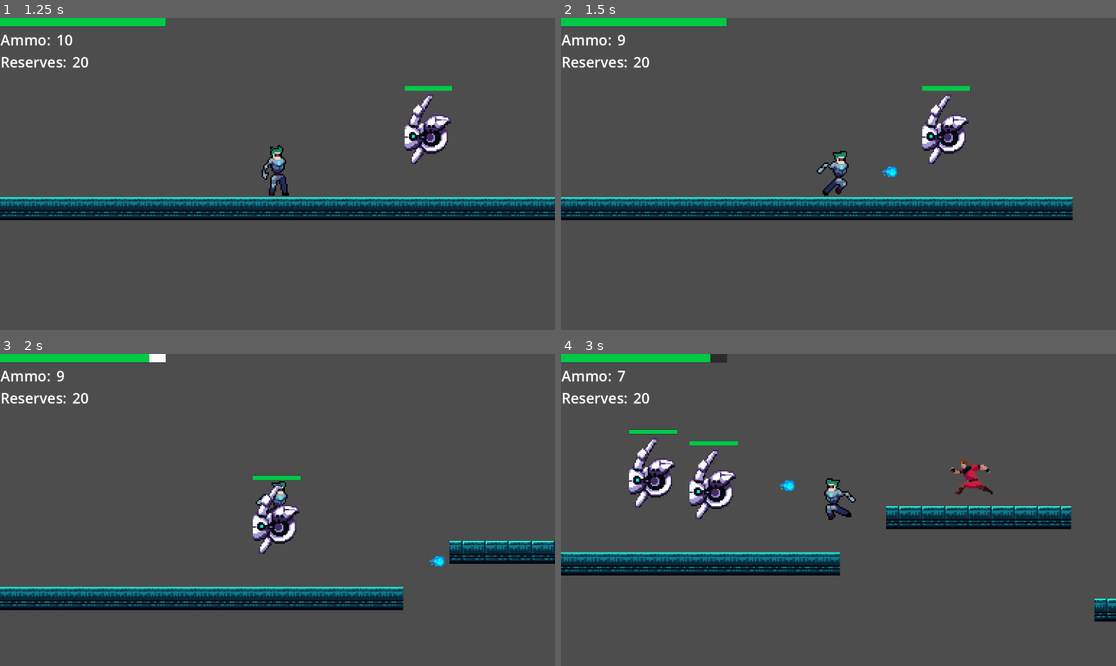
Above: before the commit, frames 1-4 (two rows, left to right).
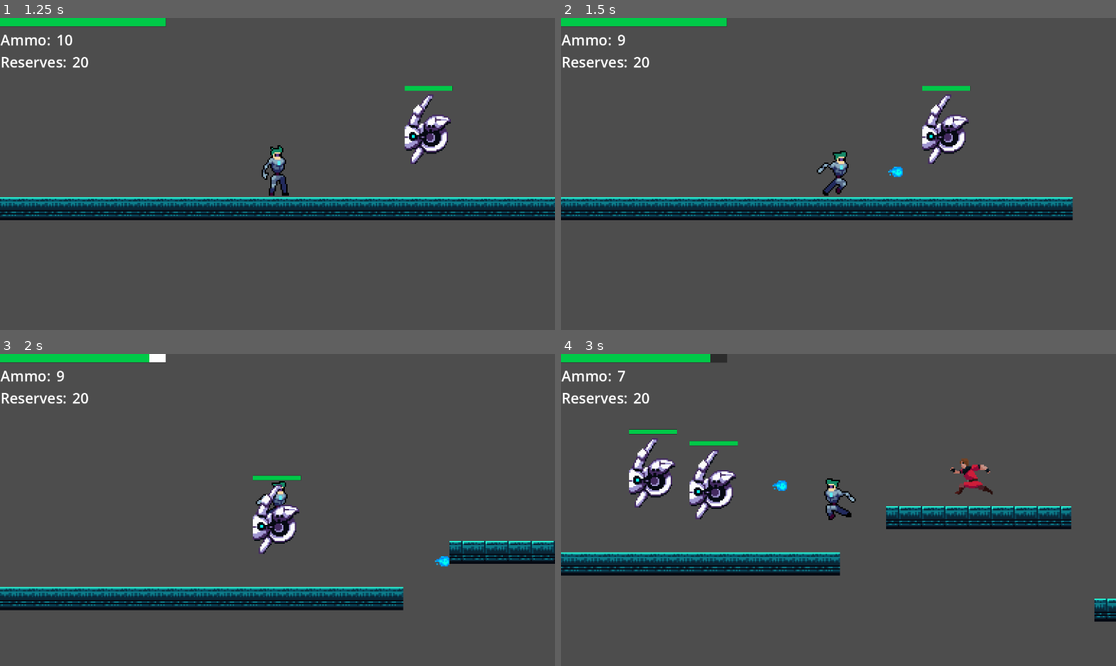
Above: after the commit, the same moments.

Repository: pranavReddy120/CyberCityV3
Game: Godot game, scene res://Scenes/main_menu.tscn
Same seed, same stepped clock (60 frames per second), same inputs: the game is played once before the commit and once after it.
Inputs:
- Up to frame 1 (1.25 s): click "Play" at 0.5 s
- Up to frame 2 (1.5 s): hold Right (right) from 1.28 s (still down); tap Space (shoot) at 1.35 s
- Up to frame 3 (2 s): keep holding Right (right); tap Up (jump) at 1.52 s
- Up to frame 4 (3 s): tap Space (shoot) at 2.1, 2.85 s; tap Up (jump) at 2.27 s; release Right (right) at 2.78 s; hold Left (left) from 2.78 s (still down)

Frame 1 is identical in both runs. In frame 2, less than 0.1% of the frame differs, in the area x 57-62%, y 47-52%; in frame 3, less than 0.1%; in frame 4, 0.1%, in the area x 38-43%, y 40-44%.

Commit message:
bullet fixes

Diff:
--- a/Scenes/player.tscn
+++ b/Scenes/player.tscn
@@ -155,16 +155,16 @@
 [node name="Node2D" type="Node2D" parent="."]
 
 [node name="Marker2D" type="Marker2D" parent="Node2D"]
-position = Vector2(18, 2.08165e-12)
+position = Vector2(22, 2.08165e-12)
 
 [node name="Marker2D2" type="Marker2D" parent="Node2D"]
-position = Vector2(-18, 0)
+position = Vector2(-23, 0)
 
 [node name="Aim1" type="Marker2D" parent="."]
-position = Vector2(27, 0)
+position = Vector2(33, 0)
 
 [node name="Aim2" type="Marker2D" parent="."]
-position = Vector2(-28, 0)
+position = Vector2(-35, 0)
 
 [node name="CanvasLayer" type="CanvasLayer" parent="."]
 layer = 0
